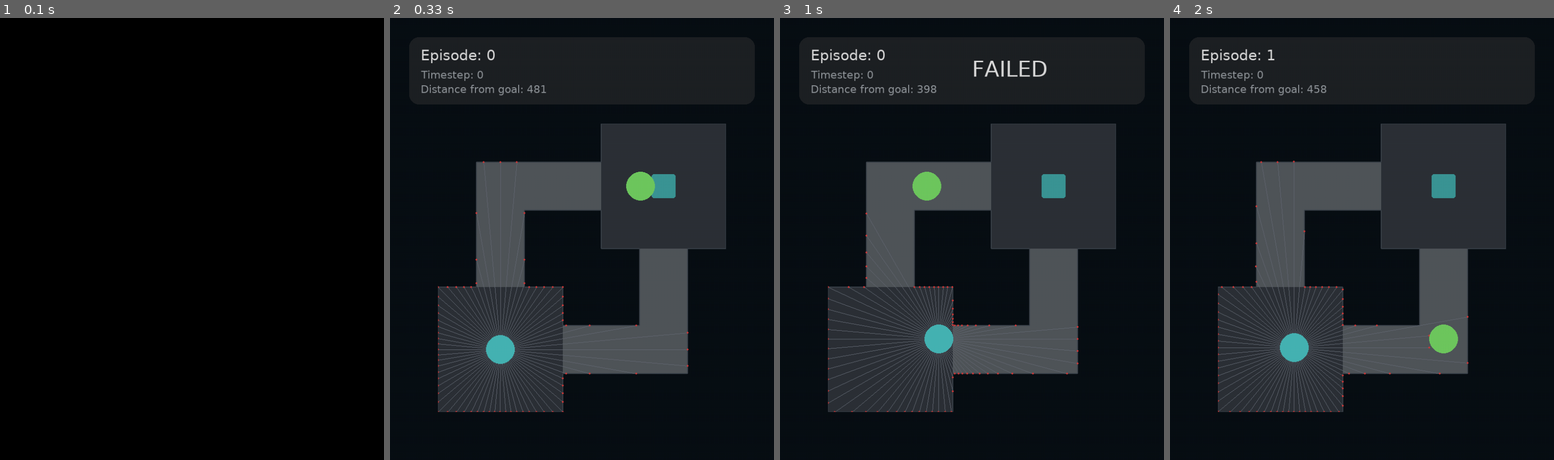
Above: before the commit, frames 1-4 (left to right).
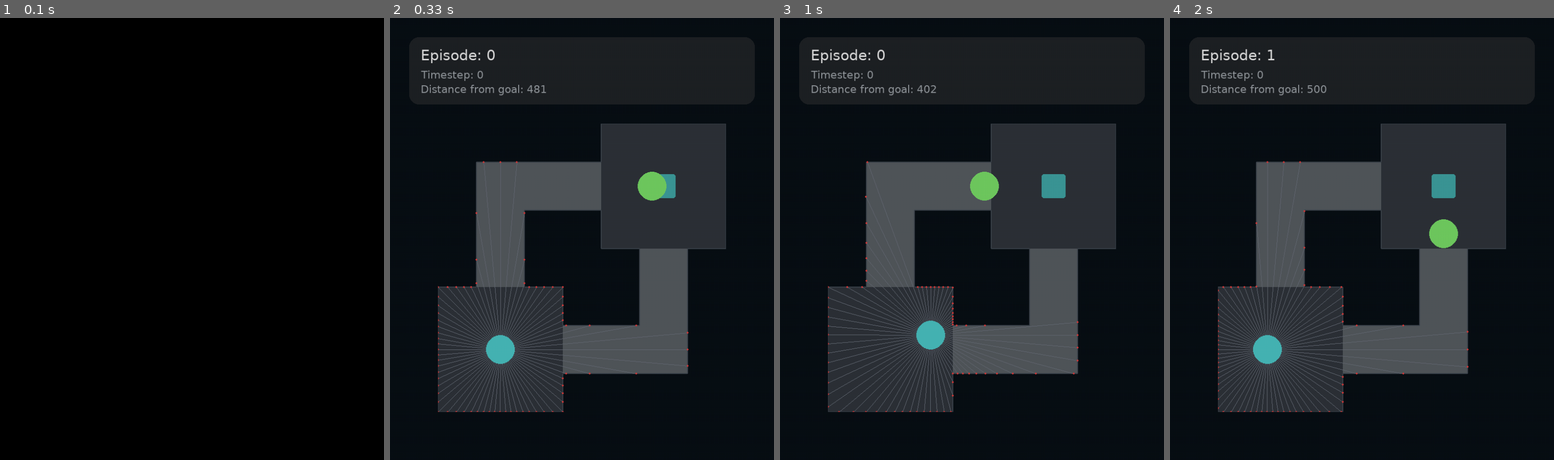
Above: after the commit, the same moments.

Repository: tomosii/marl-robots-2d
Game: pygame game, started from envs/pygame_test_human.py
The game is run twice, just before and just after one commit, with the same random seed, the same clock (stepped at 60 frames per second) and the same inputs.
Inputs:
- Up to frame 1 (0.1 s): no input
- Up to frame 2 (0.33 s): no input
- Up to frame 3 (1 s): hold Right 0.33-0.8 s; hold Up from 0.83 s (still down)
- Up to frame 4 (2 s): release Up at 1.13 s; hold Right 1.17-1.63 s; hold Left from 1.67 s (still down)

Frame 1 is identical in both runs. In frame 2, 0.4% of the frame differs, in the area x 61-72%, y 34-42%; in frame 3, 3.2%; in frame 4, 3.6%, in the area x 12-78%, y 15-90%.

Commit message:
Change obs & reward settings

Diff:
--- a/envs/pygame_test_human.py
+++ b/envs/pygame_test_human.py
@@ -41,10 +41,10 @@
 
 FPS = 60
 
-ACC = 1.2
+ACC = 3
 FRIC = -0.12
 MAX_SPEED = 6
-NPC_VEL = 6
+NPC_VEL = 3
 
 LIDAR_ANGLE = 360
 LIDAR_INTERVAL = 5
@@ -177,7 +177,7 @@
         # x = v0t + 1/2at^2
         # self.pos += self.vel + 0.5 * self.acc
 
-        self.pos += self.acc * 3
+        self.pos += self.acc
 
         self.rect.center = self.pos
 
--- a/envs/single/single_agent_gym.py
+++ b/envs/single/gym_env.py
@@ -35,7 +35,7 @@
     FONT_NAME = "Arial"
 
     REWARD_SUCCESS = 100
-    REWARD_FAILURE = -100
+    REWARD_FAILURE = -10
     REWARD_TIME_PENALTY = -0.1
 
     MAX_EPISODE_STEPS = 300
@@ -51,7 +51,7 @@
 
         self.action_space = spaces.Discrete(4)
         self.observation_space = spaces.Box(
-            low=0, high=1, shape=(num_lasers + 1,), dtype=float
+            low=-1, high=1, shape=(num_lasers + 2,), dtype=float
         )
 
         self.window = None
@@ -103,6 +103,8 @@
             info = {"TimeLimit.truncated": True}
             terminated = True
 
+        self.goal_distance = self.world.get_normalized_distance_from_goal()
+
         reward = self.__get_reward()
         observation = self.__get_observation()
 
@@ -138,22 +140,21 @@
             print("Goal reached!")
             return self.REWARD_SUCCESS
         elif self.failed:
-            return self.REWARD_FAILURE - 1 * (
-                self.goal_distance / self.world.LIDAR_RANGE
-            )
+            return self.REWARD_FAILURE - 1 * self.goal_distance
         else:
-            return -1 * (self.goal_distance / self.world.LIDAR_RANGE)
+            return -1 * self.goal_distance
 
     def __get_observation(self) -> List[float]:
         """
         観測値を取得する
         """
-        self.goal_distance = self.world.get_distance_from_goal()
-        self.laser_distances = self.world.laser_scan()
-
-        distances = np.insert(self.laser_distances, 0, self.goal_distance)
-        normalized_obs = self.world.normalize_distances(distances)
-        return normalized_obs
+        relative_goal_position = self.world.get_relative_normalized_goal_position()
+
+        laser_distances = self.world.laser_scan()
+        normalized_laser_distances = self.world.normalize_distances(laser_distances)
+
+        obs = np.hstack((relative_goal_position, normalized_laser_distances))
+        return obs
 
     def render(self, mode="human"):
         """
@@ -192,7 +193,7 @@
             f"Timestep: {self._timestep}", True, self.INFO_TEXT_COLOR2
         )
         distance_text = self.font3.render(
-            f"Distance from goal: {self.goal_distance:.0f}",
+            f"Distance from goal: {self.goal_distance:.3f}",
             True,
             self.INFO_TEXT_COLOR2,
         )
--- a/envs/single/players.py
+++ b/envs/single/players.py
@@ -57,7 +57,7 @@
         # x = v0t + 1/2at^2
         # self.pos += self.vel + 0.5 * self.acc
 
-        self.pos += self.acc * 3
+        self.pos += self.acc
 
         self.rect.center = self.pos
 
--- a/envs/single/world.py
+++ b/envs/single/world.py
@@ -84,19 +84,19 @@
     AGENT_POS = (ROOM_SIZE // 2, HEIGHT - ROOM_SIZE // 2)
     NPC_POS = (WIDTH - ROOM_SIZE // 2, ROOM_SIZE // 2)
 
-    ACC = 1.7
+    ACC = 3
     FRIC = -0.12
     MAX_SPEED = 6
-    NPC_VEL = 6
+    NPC_VEL = 3
 
     LIDAR_ANGLE = 360
-    LIDAR_INTERVAL = 45
-    LIDAR_RANGE = max(WIDTH, HEIGHT)
+    LIDAR_INTERVAL = 30
+    LIDAR_RANGE = math.sqrt(WIDTH**2 + HEIGHT**2)
 
     room1 = Room(ROOM_SIZE // 2, HEIGHT - ROOM_SIZE // 2, ROOM_SIZE, ROOM_COLOR)
     room2 = Room(WIDTH - ROOM_SIZE // 2, ROOM_SIZE // 2, ROOM_SIZE, ROOM_COLOR)
     # goal = Goal(room2.rect.centerx, room2.rect.centery, GOAL_SIZE, GOAL_BLUE)
-    goal = Goal(room2.rect.centerx, room2.rect.centery + 100, GOAL_SIZE, GOAL_BLUE)
+    goal = Goal(room2.rect.centerx, room2.rect.centery, GOAL_SIZE, GOAL_BLUE)
     maps = pygame.sprite.Group(
         room1,
         room2,
@@ -369,3 +369,14 @@
 
     def normalize_distances(self, distances: np.ndarray) -> np.ndarray:
         return distances / self.LIDAR_RANGE
+
+    def get_relative_normalized_goal_position(self) -> np.ndarray:
+        return np.array(
+            [
+                (self.goal.rect.centerx - self.agent.pos.x) / self.WIDTH,
+                (self.goal.rect.centery - self.agent.pos.y) / self.HEIGHT,
+            ]
+        )
+
+    def get_normalized_distance_from_goal(self) -> float:
+        return self.get_distance_from_goal() / self.LIDAR_RANGE
--- a/single_dqn.py
+++ b/single_dqn.py
@@ -3,7 +3,7 @@
 from stable_baselines3 import DQN
 from stable_baselines3.common.callbacks import EvalCallback
 
-from envs.single.single_agent_gym import SingleAgentEnv
+from envs.single.gym_env import SingleAgentEnv
 
 import pygame
 
@@ -14,9 +14,11 @@
 
 if TRAIN:
     eval_env = SingleAgentEnv()
-    eval_callback = EvalCallback(eval_env, eval_freq=50000, render=True)
-    model = DQN("MlpPolicy", env, verbose=1, device="auto")
-    model.learn(total_timesteps=300000, log_interval=50, callback=eval_callback)
+    eval_callback = EvalCallback(
+        eval_env, eval_freq=5000, n_eval_episodes=1, render=True
+    )
+    model = DQN("MlpPolicy", env, verbose=1, device="auto", exploration_fraction=0.9)
+    model.learn(total_timesteps=1000000, log_interval=50, callback=eval_callback)
     model.save("single_dqn")
     input(
         "Training finished. Press enter key to execute the trained agent. \n[PRESS ENTER]"
Not shown, changed: single_dqn.zip
